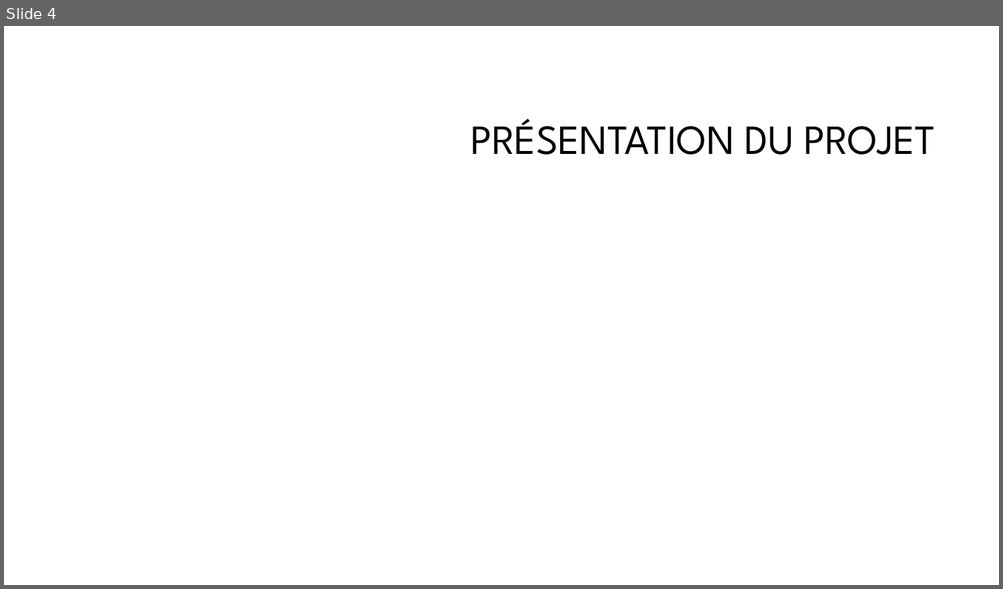
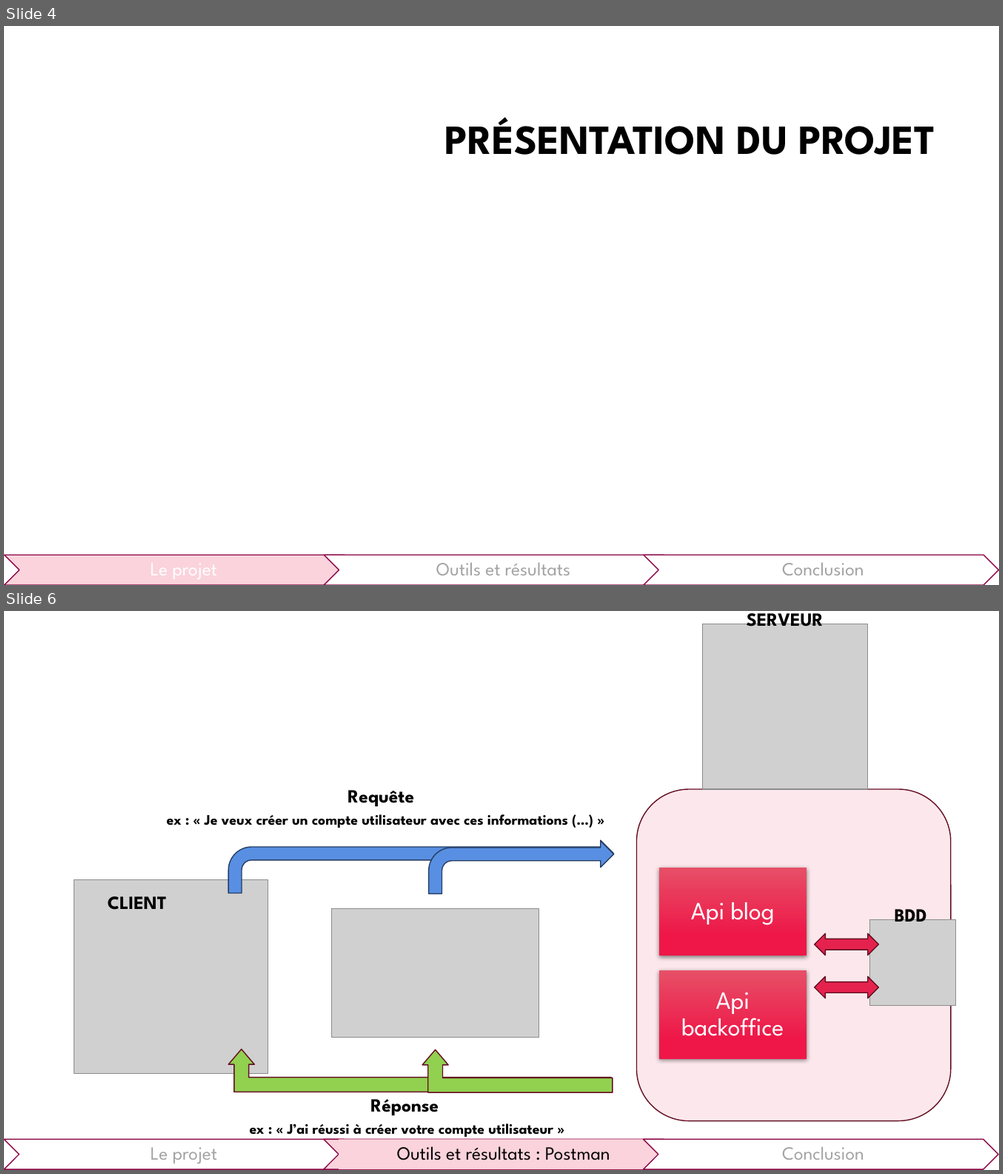
Before and after one commit to khameds/react_vite_blog_testing, a slide deck: presentation/presentation.pptx. Shown one above the other, each under a label of ours: slide 4 before the commit, slides 4 and 6 after it; the slides between them are not shown. The pictures are 1003x589 and 1003x1174 pixels, drawn with LibreOffice and Linux fonts; fonts in the diff are those of the drawing; grey boxes stand for pictures; background and template pictures are left out. Boxes give left, top, right and bottom in pixels: in the first picture for what was removed or moved away, otherwise in the second. Text is boxed around its words. In the diff, an @@ line names an element or a change of style, - is before the commit and + after.

```diff
--- a/presentation/presentation.pptx
+++ b/presentation/presentation.pptx
@@ slide 6 added at [4, 611, 999, 1170], background #FFFFFF @@
@@ picture added at [703, 624, 868, 789] @@
@@ text added at [746, 611, 823, 627], 18 pt, text #000000, bold @@
+SERVEUR
@@ text added at [167, 790, 568, 828], 14 pt, text #000000, bold @@
+Requête
+ex : « Je veux créer un compte utilisateur avec ces informations (…) »
@@ rounded rectangle added at [637, 789, 950, 1122], fill #E5224E at 10% opacity, outline #640F22 1 pt @@
@@ bent arrow added at [228, 841, 614, 894], fill #588FE2, outline #273F63 1 pt @@
@@ bent arrow added at [429, 842, 614, 894], fill #588FE2, outline #273F63 1 pt @@
@@ picture added at [74, 880, 268, 1073] @@
@@ text added at [108, 897, 167, 910], 18 pt, text #000000, bold @@
+CLIENT
@@ picture added at [332, 909, 540, 1038] @@
@@ picture added at [871, 920, 956, 1005] @@
@@ text added at [894, 903, 927, 922], 18 pt, text #000000, bold @@
+BDD
@@ up down arrow added at [814, 934, 878, 955], fill #E5224E, outline #640F22 1 pt @@
@@ up down arrow added at [814, 977, 878, 999], fill #E5224E, outline #640F22 1 pt @@
@@ group added at [659, 868, 807, 1059]: 2 rectangles, 2 texts @@
+Api blog
+Api backoffice
@@ bent up arrow added at [228, 1050, 612, 1092], fill #92D050, outline #640F22 1 pt @@
@@ bent up arrow added at [423, 1051, 613, 1093], fill #92D050, outline #640F22 1 pt @@
@@ text added at [250, 1093, 553, 1139], 14 pt, text #000000, bold @@
+Réponse
+ex : « J’ai réussi à créer votre compte utilisateur »
@@ chevron added at [4, 1140, 359, 1170], fill #FFFFFF, outline #8E0647 1 pt @@
@@ chevron added at [324, 1140, 678, 1170], fill #FAD3DC, outline #8E0647 1 pt @@
@@ rectangle added at [339, 1140, 663, 1170], fill #FAD3DC, 18 pt, text #000000 @@
+Outils et résultats : Postman
@@ chevron added at [643, 1140, 999, 1170], fill #FFFFFF, outline #8E0647 1 pt @@
@@ text added at [151, 1147, 218, 1165], 18 pt, text #A3A3A3 @@
+Le projet
@@ text added at [782, 1147, 864, 1160], 18 pt, text #A3A3A3 @@
+Conclusion
@@ slide 4 changed as well @@
@@ title "PRÉSENTATION DU PROJET" at [445, 117, 935, 155]: bold on @@
@@ group added at [4, 556, 999, 585]: 3 chevrons, 3 texts @@
+Le projet
+Outils et résultats
+Conclusion
```
Also in this commit, not shown: 4 other slides changed, 14 other slides added, 2 slides removed, 4 other files.
